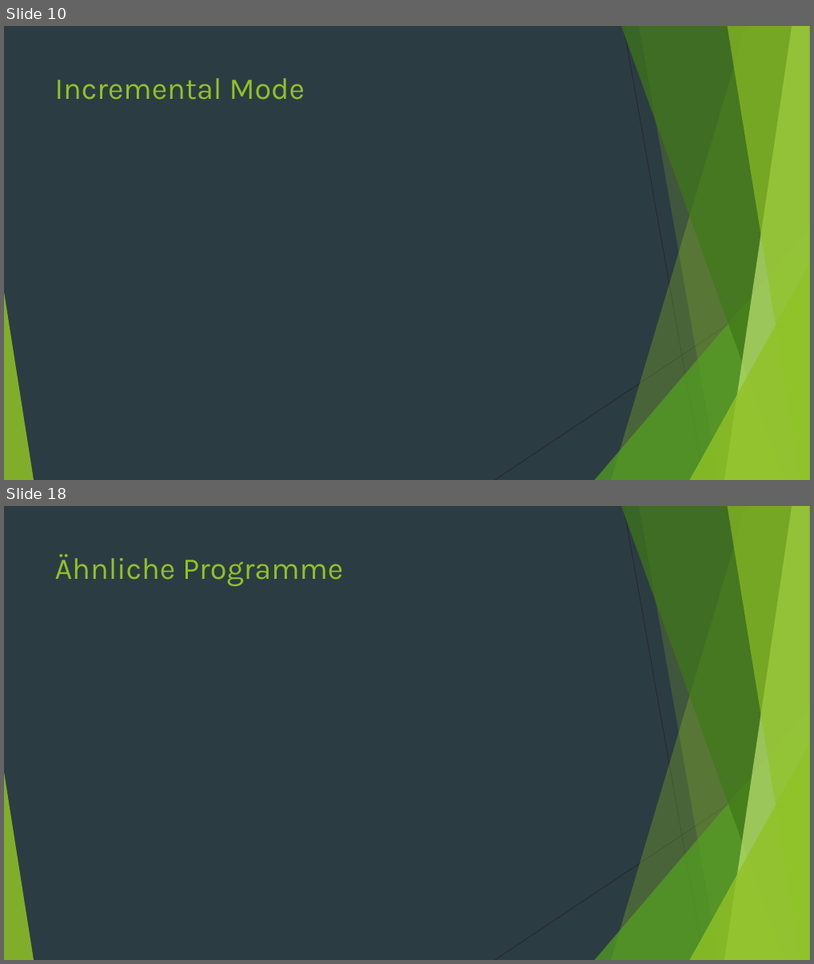
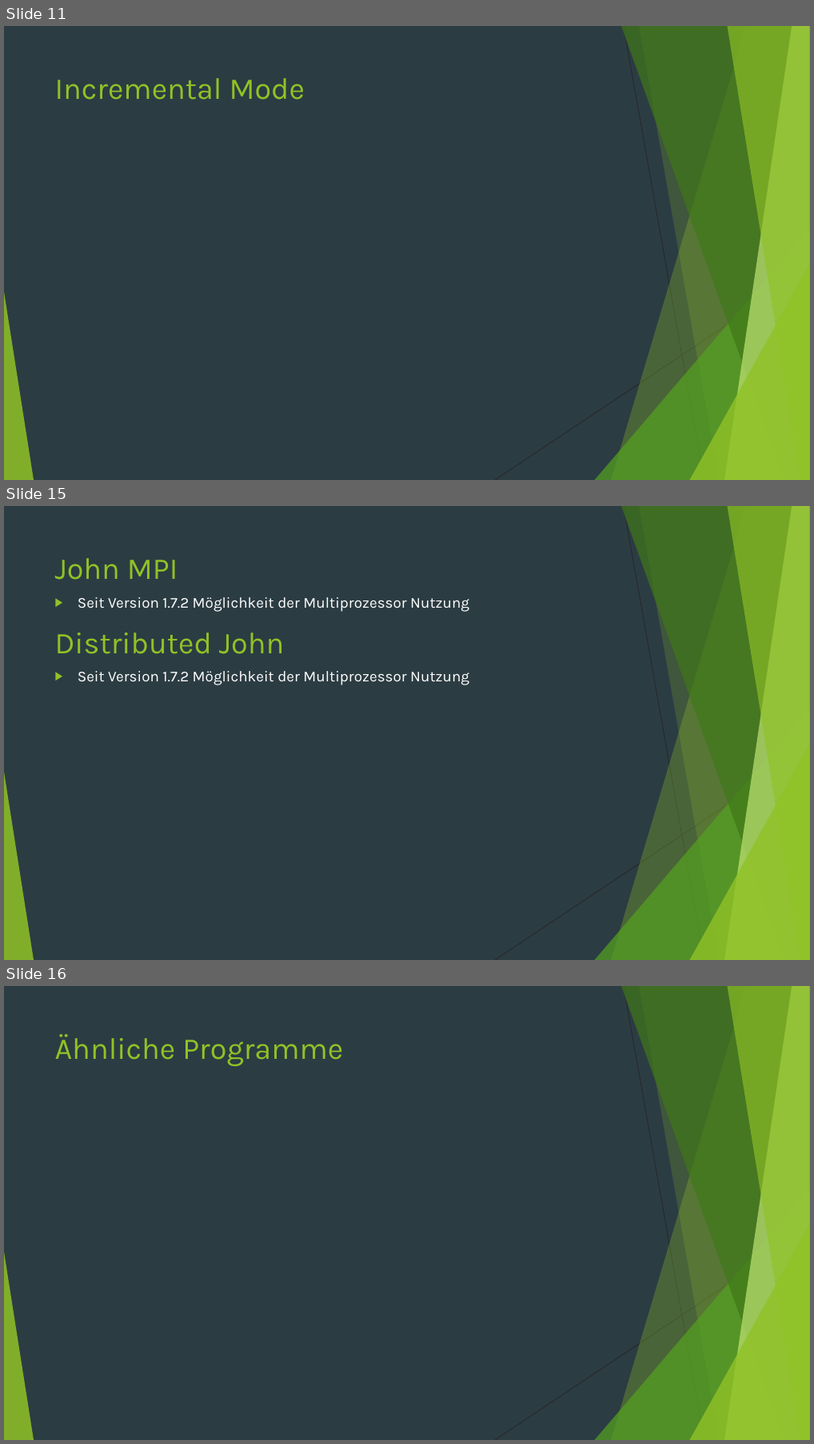
Before and after one commit to StefanSchuck/JohnTheRipperVortrag, a slide deck: Vortrag.pptx. Shown one above the other, each under a label of ours: slides 10 and 18 before the commit, slides 11, 15 and 16 after it; the slides between them are not shown. The pictures are 814x964 and 814x1444 pixels, drawn with LibreOffice and Linux fonts; fonts in the diff are those of the drawing. Boxes give left, top, right and bottom in pixels: in the first picture for what was removed or moved away, otherwise in the second. Text is boxed around its words. In the diff, an @@ line names an element or a change of style, - is before the commit and + after.

```diff
--- a/Vortrag.pptx
+++ b/Vortrag.pptx
@@ slide 15 added at bbox=[4, 506, 810, 960], background #2C3C43; not listed: 10 template elements that a slide beside it also shows @@
@@ title added at bbox=[55, 558, 178, 580], 36 pt, text #90C226 @@
+John MPI
@@ text added at bbox=[78, 597, 470, 612], 18 pt, text #FFFFFF @@
+▶ Seit Version 1.7.2 Möglichkeit der Multiprozessor Nutzung
@@ text added at bbox=[55, 632, 284, 654], 36 pt, text #90C226 @@
+Distributed John
@@ text added at bbox=[78, 671, 470, 685], 18 pt, text #FFFFFF @@
+▶ Seit Version 1.7.2 Möglichkeit der Multiprozessor Nutzung
@@ what was slide 10 is now slide 11 @@
@@ what was slide 18 is now slide 16 @@
```
Also in this commit, not shown: 9 slides changed, 2 other slides added, 5 slides removed, 1 other file.
